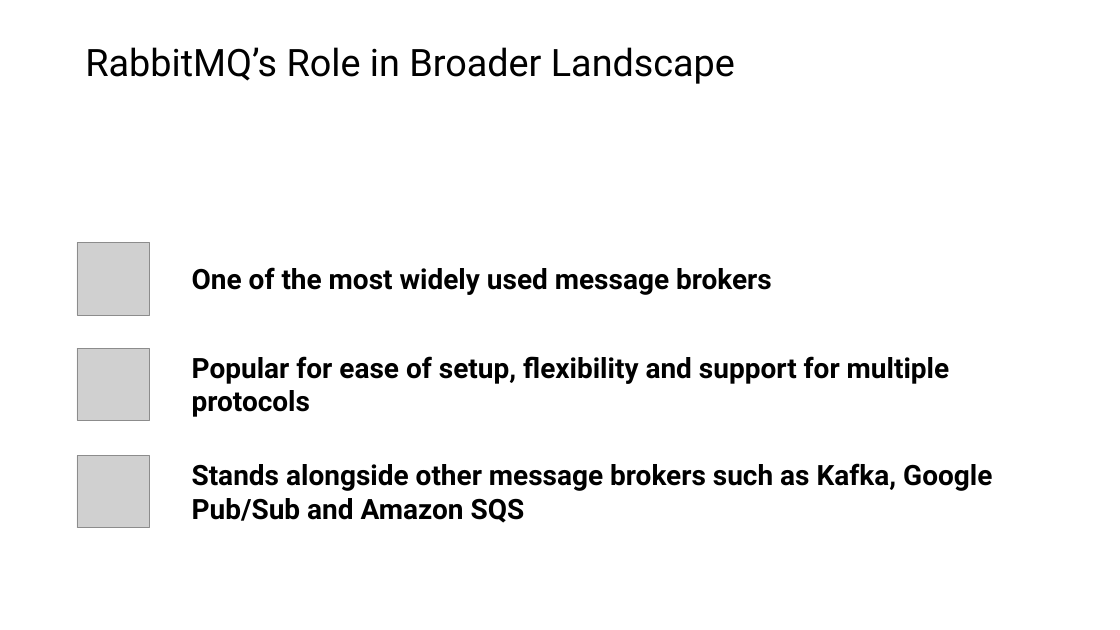
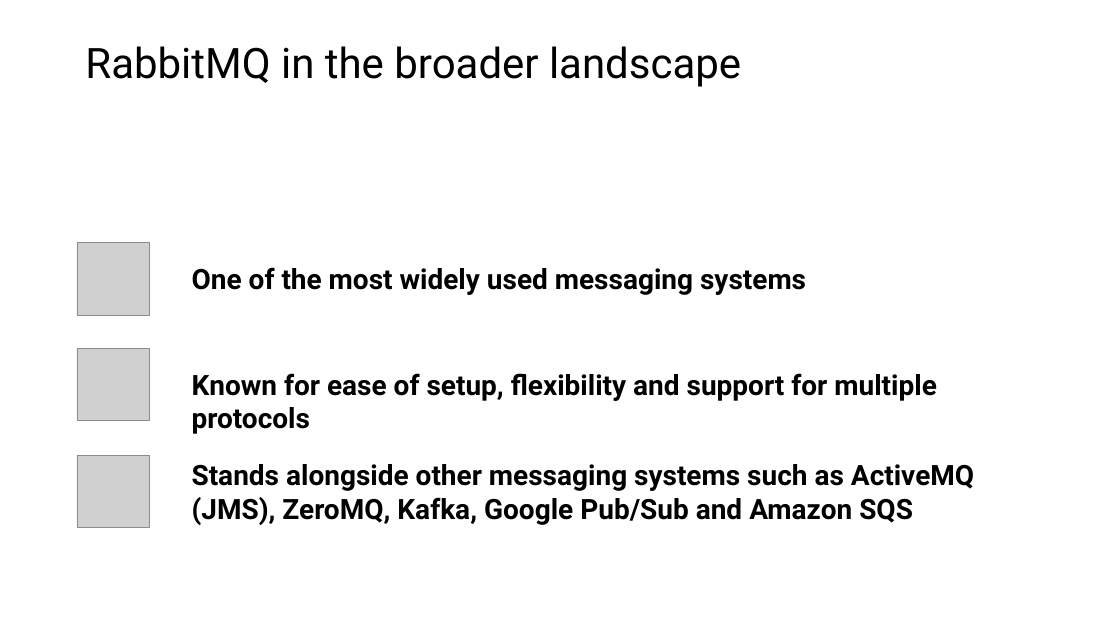
Before and after one commit to roblappcoupa/rabbitmq-presentation, a slide deck: slide 8 of Docs/RabbitMQ.pptx (slide 6 before the commit). Drawn at 1120x630 pixels with LibreOffice and Linux fonts; fonts in the diff are those of the drawing; grey boxes stand for pictures. Boxes give left, top, right and bottom in pixels: in the first picture for what was removed or moved away, otherwise in the second. Text is boxed around its words. In the diff, an @@ line names an element or a change of style, - is before the commit and + after.

```diff
--- a/Docs/RabbitMQ.pptx
+++ b/Docs/RabbitMQ.pptx
@@ title at [85,46,741,87]: text changed; size 32.4 to 36 pt @@
-RabbitMQ’s Role in Broader Landscape
+RabbitMQ in the broader landscape
@@ text at [192,267,806,295]: text changed @@
-One of the most widely used message brokers
+One of the most widely used messaging systems
@@ text at [192,373,937,401]: text changed @@
-Popular for ease of setup, flexibility and support for multiple protocols
+Known for ease of setup, flexibility and support for multiple protocols
@@ text at [192,464,974,525]: text changed @@
-Stands alongside other message brokers such as Kafka, Google Pub/Sub and Amazon SQS
+Stands alongside other messaging systems such as ActiveMQ (JMS), ZeroMQ, Kafka, Google Pub/Sub and Amazon SQS
```
Also in this commit, not shown: 14 other slides changed, 3 slides added, 1 other file.
